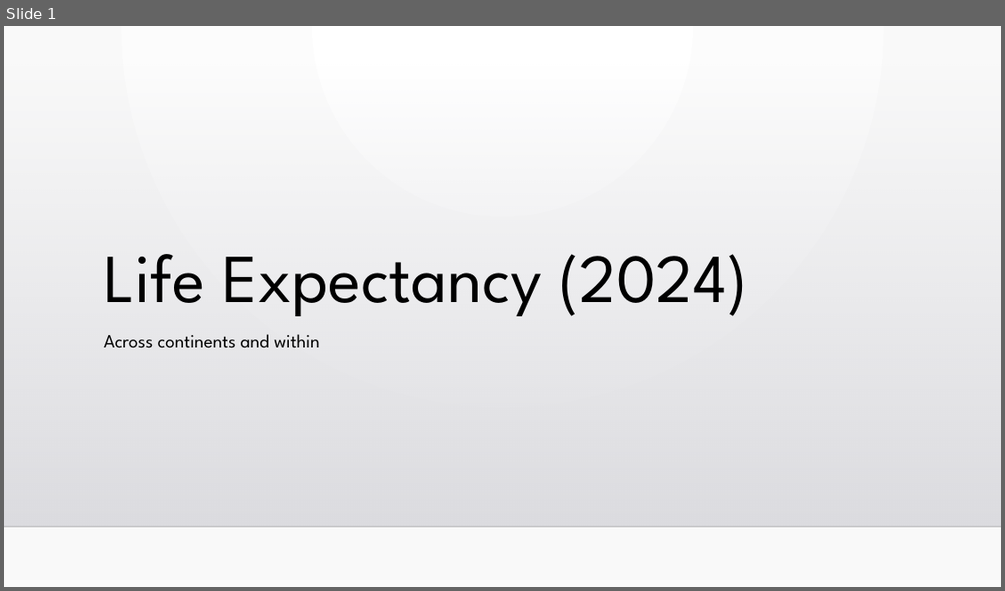
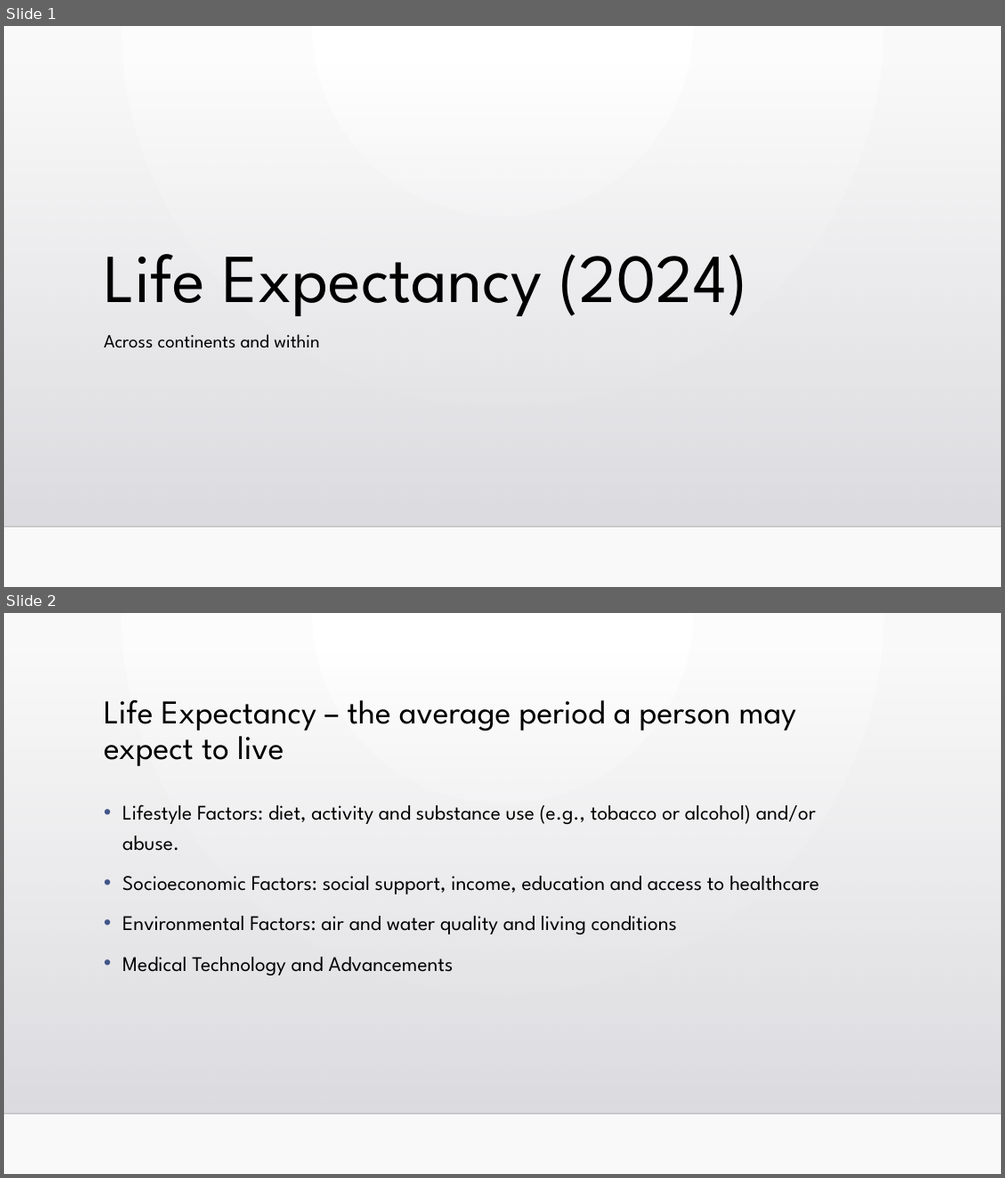
Before and after one commit to davidag2696/life_expectancy, a slide deck: Life Expectancy (2024).pptx. Shown one above the other, each under a label of ours: slide 1 before the commit, slides 1 and 2 after it. The pictures are 1005x591 and 1005x1178 pixels, drawn with LibreOffice and Linux fonts; fonts in the diff are those of the drawing; background and template pictures are left out. Boxes give left, top, right and bottom in pixels: in the first picture for what was removed or moved away, otherwise in the second. Text is boxed around its words. In the diff, an @@ line names an element or a change of style, - is before the commit and + after.

```diff
--- a/Life Expectancy (2024).pptx
+++ b/Life Expectancy (2024).pptx
@@ slide 2 added at [4,613,1001,1174], background gradient #FFFFFF to #FAFAFA; not listed: 2 template elements that a slide beside it also shows @@
@@ title added at [104,700,797,766], 32 pt, text #000000 @@
+Life Expectancy – the average period a person may expect to live
@@ text added at [122,804,819,975], 20 pt, text #000000 @@
+• Lifestyle Factors: diet, activity and substance use (e.g., tobacco or alcohol) and/or abuse.
+• Socioeconomic Factors: social support, income, education and access to healthcare
+• Environmental Factors: air and water quality and living conditions
+• Medical Technology and Advancements
```
Also in this commit, not shown: 2 other slides added, 1 slide removed, 1 other file.
